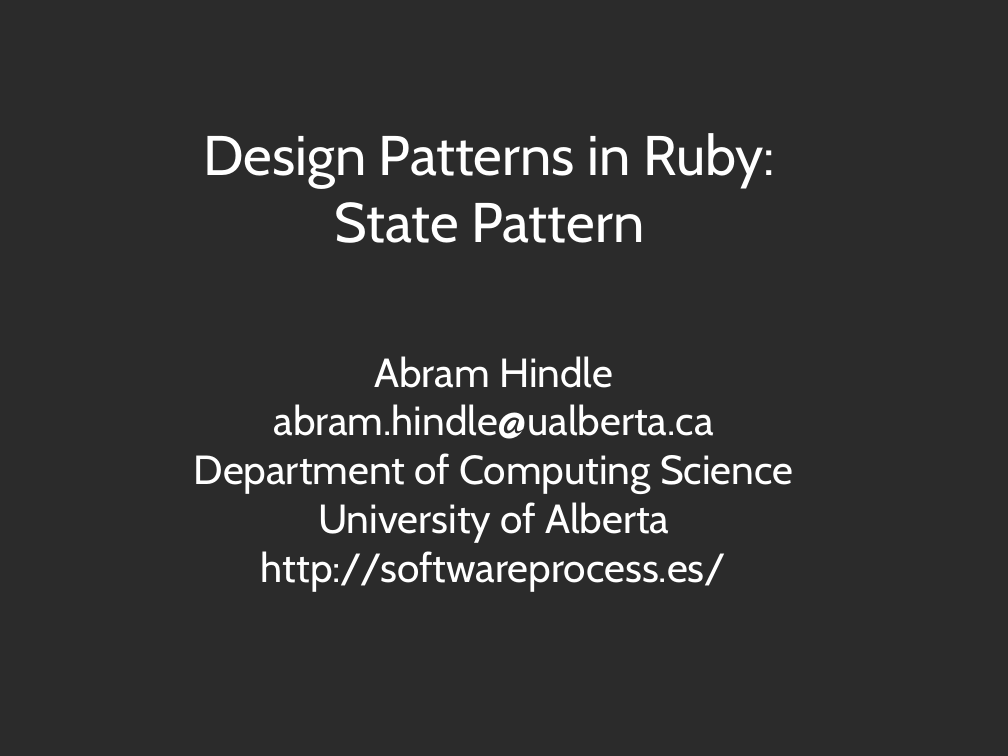
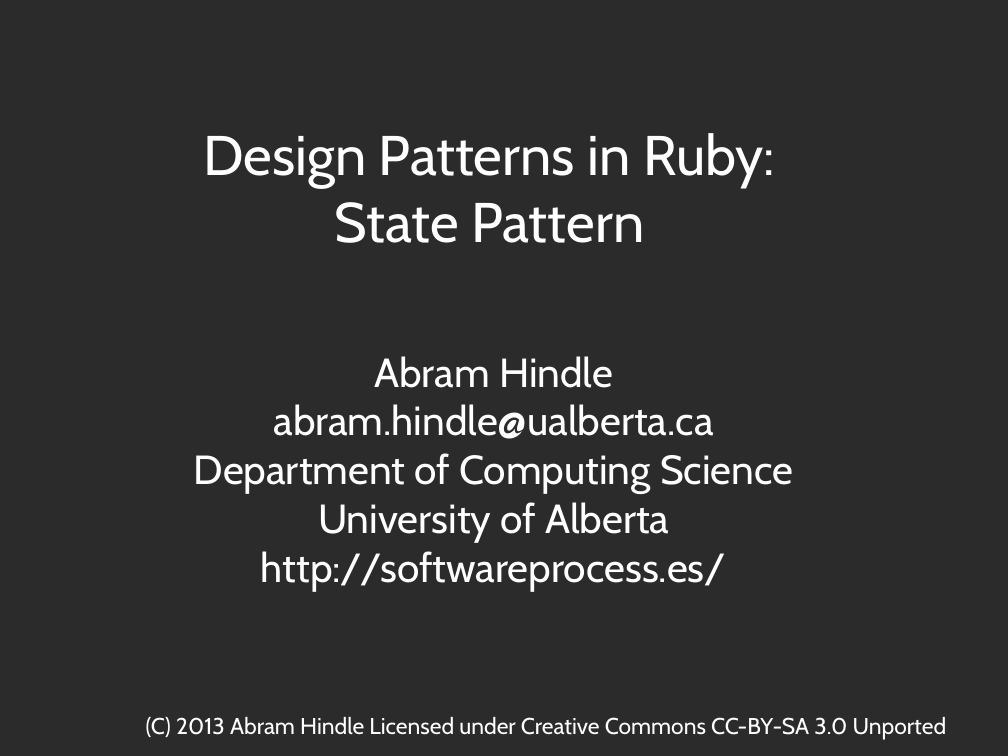
Before and after one commit to abramhindle/ruby-design-patterns, a slide deck: slide 1 of State-Pattern.odp. Drawn at 1008x756 pixels with LibreOffice and Linux fonts; fonts in the diff are those of the drawing; background and template pictures are left out; a plain dark background stands for a picture behind light text. Boxes give left, top, right and bottom in pixels: in the first picture for what was removed or moved away, otherwise in the second. Text is boxed around its words. In the diff, an @@ line names an element or a change of style, - is before the commit and + after.

Commit message:
State Pattern good enough

```diff
--- a/State-Pattern.odp
+++ b/State-Pattern.odp
@@ text added at bbox=[146, 717, 947, 740], 18 pt, text #FFFFFF @@
+(C) 2013 Abram Hindle Licensed under Creative Commons CC-BY-SA 3.0 Unported
```
Also in this commit, not shown: 7 other slides changed, 2 slides added, 1 slide removed.
